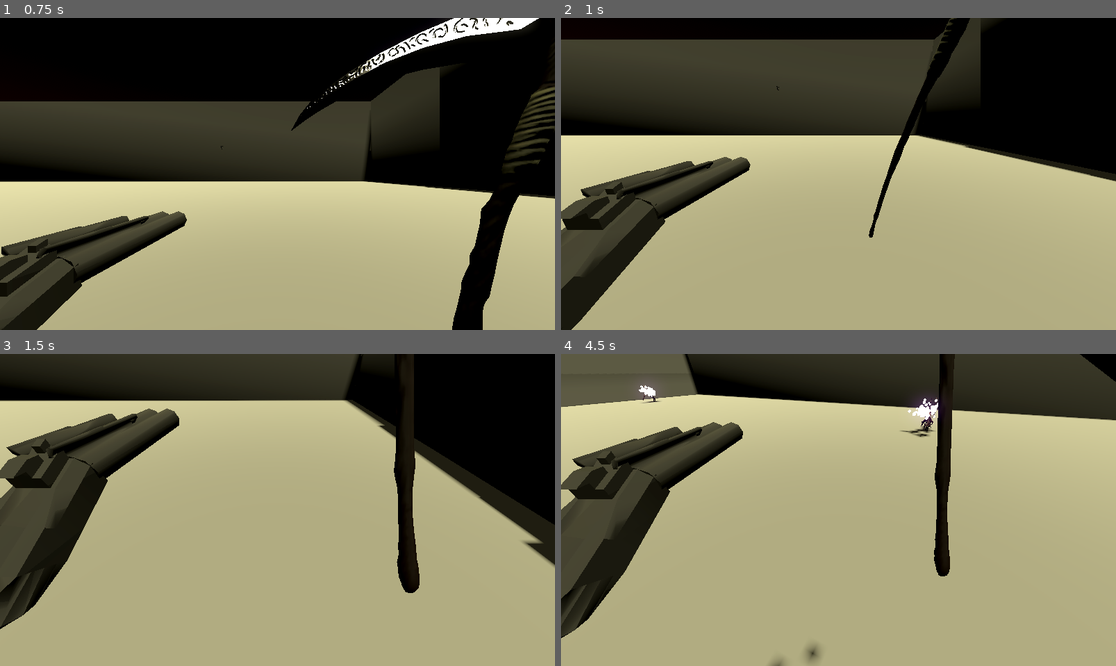
Above: before the commit, frames 1-4 (two rows, left to right).
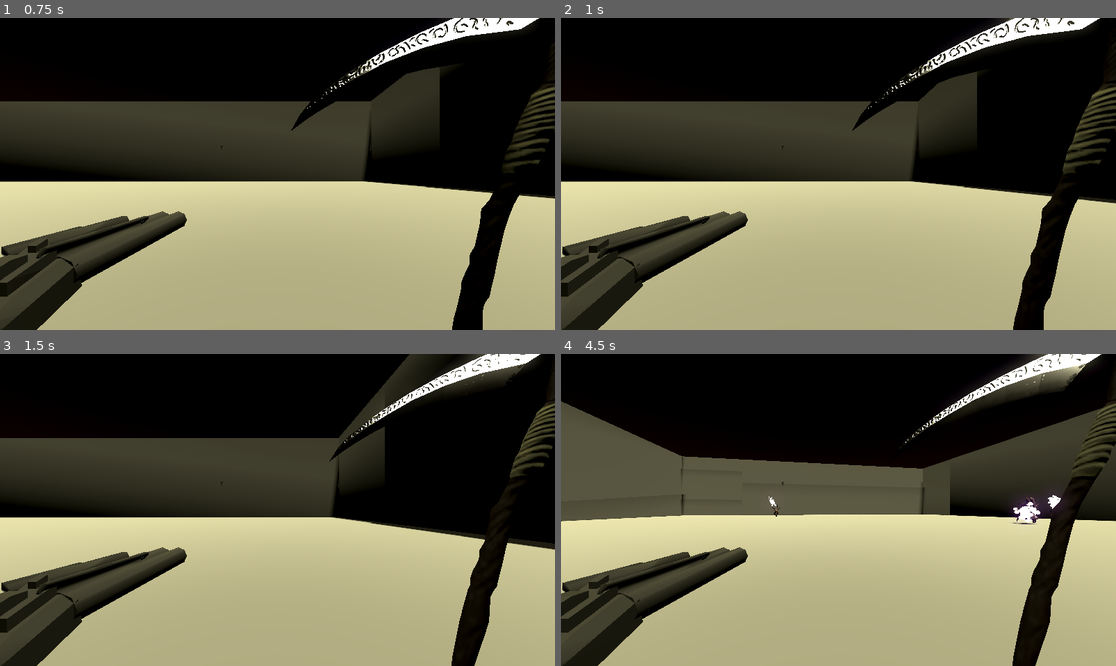
Above: after the commit, the same moments.

Repository: SeminixDev/pandora-boomer-shooter
Game: Godot game, scene res://World/world.tscn
Two runs of this game, one before a commit and one after it. Both use one fixed random seed, a clock stepped at 60 frames per second and the inputs below.
Inputs:
- Up to frame 1 (0.75 s): hold Right (right1) from 0.53 s (still down); hold S (down2) from 0.53 s (still down)
- Up to frame 2 (1 s): keep holding Right (right1); keep holding S (down2)
- Up to frame 3 (1.5 s): release Right (right1) at 1.28 s; release S (down2) at 1.28 s; hold Down (down1) from 1.28 s (still down); tap S (down2) at 1.35 s
- Up to frame 4 (4.5 s): release Down (down1) at 2.03 s; hold Right (right1) 2.03-2.78 s; hold A (left2) 2.03-2.78 s; tap S (down2) at 2.3, 3.05, 4.35 s; hold Up (up1) 2.78-3.53 s; tap D (right2) at 2.85 s; hold S (down2) 3.53-4.28 s; hold Left (left1) from 3.53 s (still down); tap W (up2) at 3.6 s

Frame 1 is identical in both runs. In frame 2, 50% of the frame differs, in the area x 0-100%, y 0-100%; in frame 3, 59%; in frame 4, 67%.

Commit message:
Heavy attack timer

Diff:
--- a/Player/player.gd
+++ b/Player/player.gd
@@ -24,9 +24,11 @@
 
 @export_group("Melee Attack")
 @export var melee_damage: int = 100
-@export var melee_cooldown: float = 0.6
+@export var quick_melee_cooldown: float = 0.6
+@export var heavy_melee_cooldown: float = 5.0
 @export var heavy_charge_time: float = 0.3 # Time holding button to trigger heavy
-var time_since_last_melee: float = 0.0
+var time_since_last_quick: float = 0.0
+var time_since_last_heavy: float = 0.0
 var melee_hold_timer: float = 0.0
 
 @export_group("Ranged Attack")
@@ -53,7 +55,8 @@
 	if not is_on_floor() and current_state != State.HEAVY_SLAM:
 		velocity += get_gravity() * delta
 
-	time_since_last_melee += delta
+	time_since_last_quick += delta
+	time_since_last_heavy += delta
 	time_since_last_ranged += delta
 
 	handle_inputs(delta)
@@ -96,12 +99,12 @@
 	# Tap vs Hold Logic
 	if Input.is_action_pressed("down2"):
 		melee_hold_timer += delta
-		if melee_hold_timer >= heavy_charge_time and time_since_last_melee >= melee_cooldown:
+		if melee_hold_timer >= heavy_charge_time and time_since_last_heavy >= heavy_melee_cooldown:
 			start_heavy_leap()
 			melee_hold_timer = 0.0
 
 	if Input.is_action_just_released("down2"):
-		if melee_hold_timer > 0.0 and melee_hold_timer < heavy_charge_time and time_since_last_melee >= melee_cooldown:
+		if melee_hold_timer > 0.0 and melee_hold_timer < heavy_charge_time and time_since_last_quick >= quick_melee_cooldown:
 			start_quick_attack()
 		melee_hold_timer = 0.0
 
@@ -190,13 +193,13 @@
 
 func start_quick_attack() -> void:
 	current_state = State.QUICK_ATTACK
-	time_since_last_melee = 0.0
+	time_since_last_quick = 0.0
 	velocity += -transform.basis.z * quick_lunge_force
 	scythe.play_quick_attack()
 
 func start_heavy_leap() -> void:
 	current_state = State.HEAVY_LEAP
-	time_since_last_melee = 0.0
+	time_since_last_heavy = 0.0
 	velocity.y += heavy_leap_upward_force
 	velocity += -transform.basis.z * heavy_leap_forward_force
 	scythe.play_heavy_leap()
